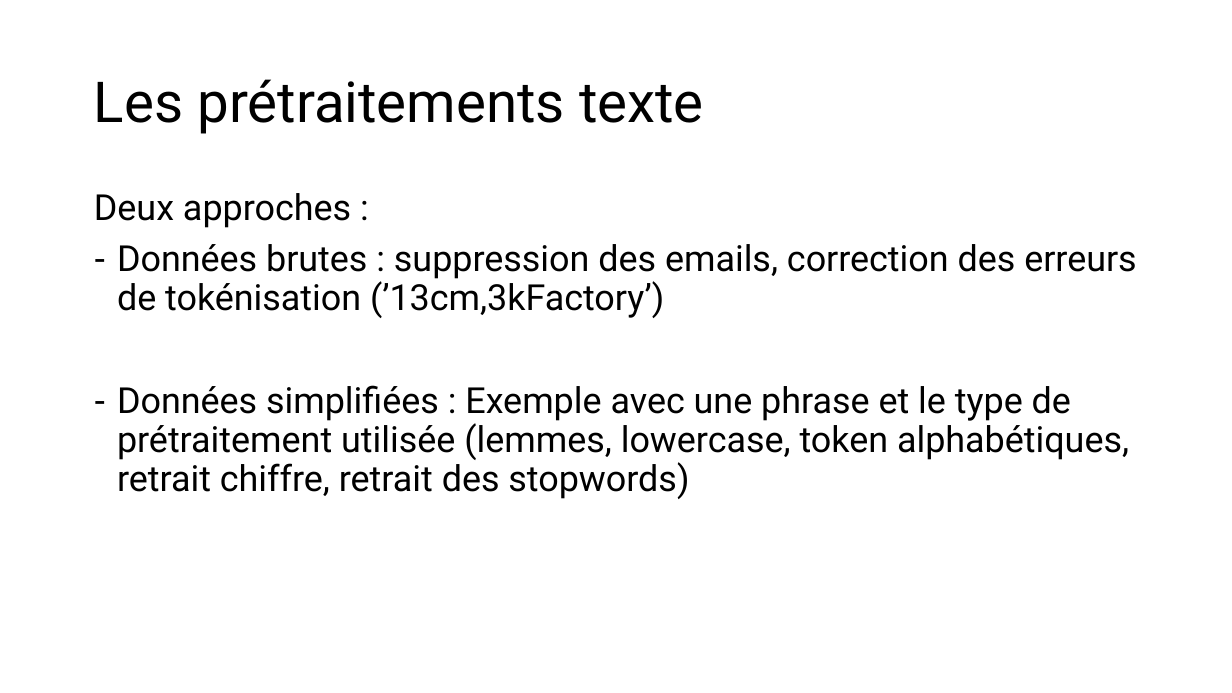
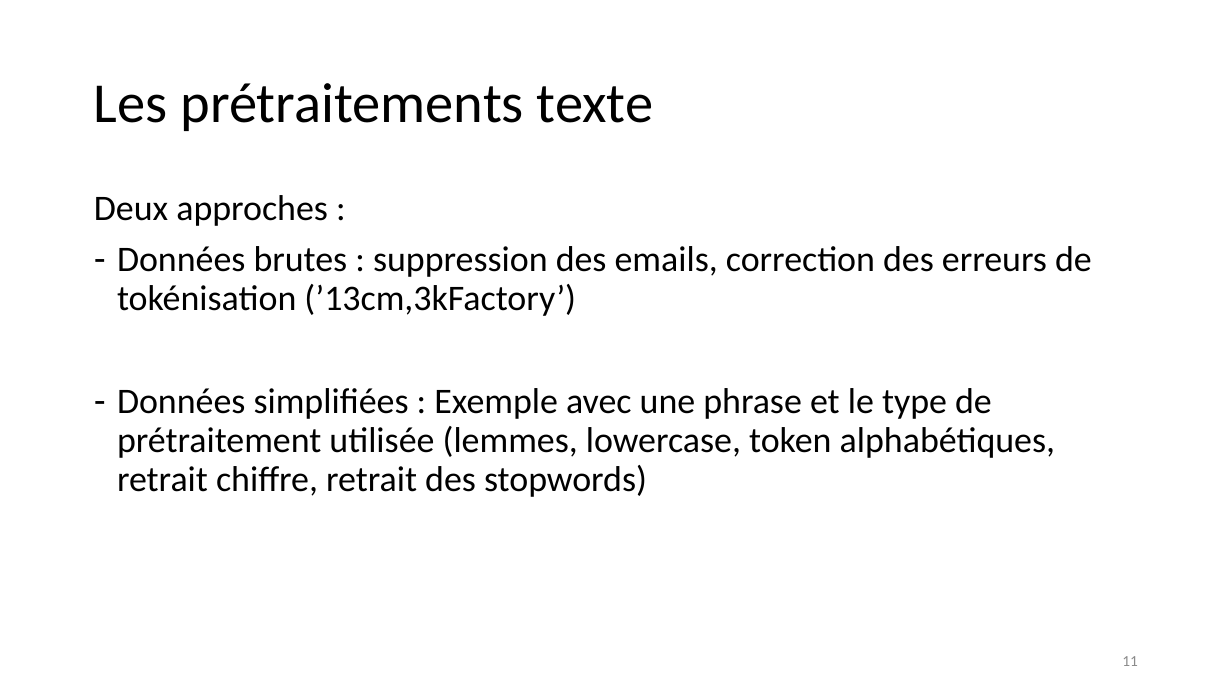
Before and after one commit to Hedredo/oc_projet_6, a slide deck: slide 11 of 5_presentation_072024.pptx (slide 8 before the commit). Drawn at 1232x693 pixels with LibreOffice and Linux fonts; fonts in the diff are those of the drawing. Boxes give left, top, right and bottom in pixels: in the first picture for what was removed or moved away, otherwise in the second. Text is boxed around its words. In the diff, an @@ line names an element or a change of style, - is before the commit and + after.

```diff
--- a/5_presentation_072024.pptx
+++ b/5_presentation_072024.pptx
@@ title "Les prétraitements texte" at [94, 83, 654, 131]: font Roboto to Calibri @@
@@ text "Deux approches :" at [94, 195, 1092, 497]: font Roboto to Calibri @@
@@ page number added at [1122, 656, 1138, 666], 12 pt, text #8C8C8C @@
+11
```
Also in this commit, not shown: 18 other slides changed, 6 slides added, 2 slides removed, 9 other files.
